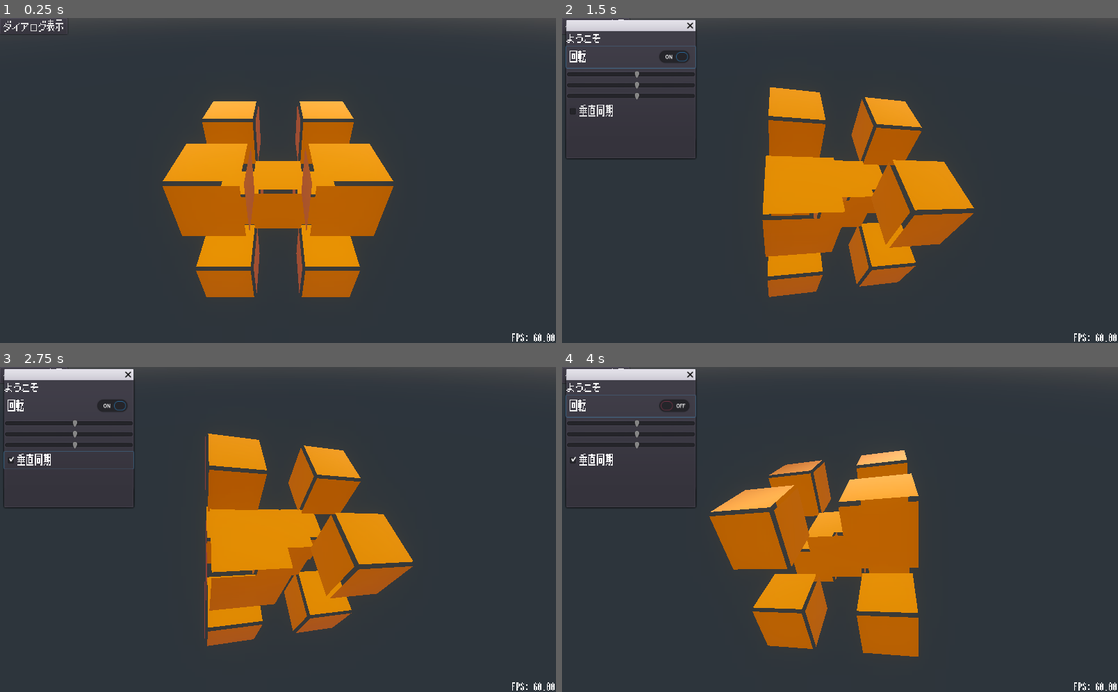
Above: before the commit, frames 1-4 (two rows, left to right).
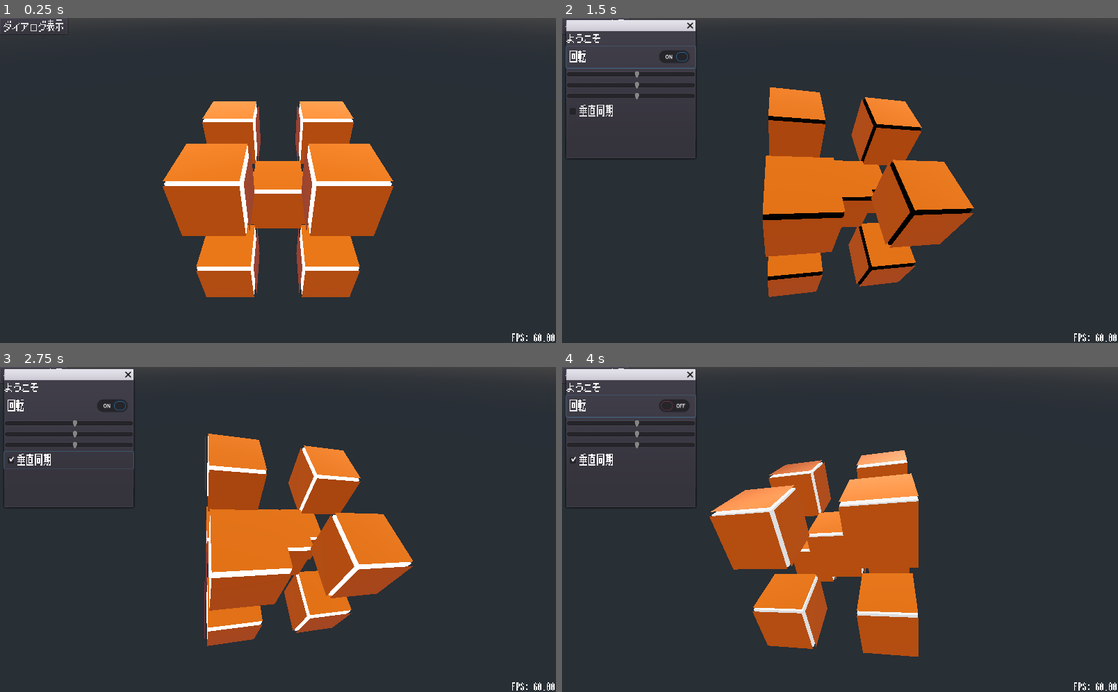
Above: after the commit, the same moments.

Repository: totoki-kei/godot_proj4
Game: Godot game, scene res://Scene1.tscn
Same seed, same stepped clock (60 frames per second), same inputs: the game is played once before the commit and once after it.
Inputs:
- Up to frame 1 (0.25 s): no input
- Up to frame 2 (1.5 s): click "ダイアログ表示" at 0.5 s; click "回転" at 1.25 s
- Up to frame 3 (2.75 s): click "垂直同期" at 2 s
- Up to frame 4 (4 s): click "ダイアログ表示" at 2.75 s; click "回転" at 3.5 s

The runs differ from the first frame. In frame 1, 6.0% of the frame differs, in the area x 29-71%, y 26-86%; in frame 2, 5.8%; in frame 3, 5.8%; in frame 4, 2.6%.

Commit message:
20221020

Diff:
--- a/Scene1.gd
+++ b/Scene1.gd
@@ -23,11 +23,9 @@
 	pass
 
 func _on_Kdks_clicked(node : Node) :
-	print_tree()
 	print("Clicked: ", node)
 	node.queue_free()
 	pass
-
 
 # Called every frame. 'delta' is the elapsed time since the previous frame.
 func _process(delta):
--- a/default_env.tres
+++ b/default_env.tres
@@ -7,6 +7,4 @@
 [resource]
 background_mode = 2
 background_sky = SubResource( 1 )
-glow_enabled = true
-glow_bloom = 0.32
-adjustment_enabled = true
+ambient_light_color = Color( 1, 1, 1, 1 )
--- a/materials/Kdks.tres
+++ b/materials/Kdks.tres
@@ -1,9 +1,15 @@
-[gd_resource type="SpatialMaterial" format=2]
+[gd_resource type="SpatialMaterial" load_steps=3 format=2]
+
+[ext_resource path="res://materials/blink.tres" type="Shader" id=1]
+
+[sub_resource type="ShaderMaterial" id=8]
+shader = ExtResource( 1 )
 
 [resource]
+next_pass = SubResource( 8 )
 params_grow = true
 params_grow_amount = 0.05
-albedo_color = Color( 0.596078, 0.564706, 0, 1 )
+albedo_color = Color( 0.63, 0.49455, 0.0882, 0.8 )
 metallic = 0.16
 metallic_specular = 0.0
 roughness = 0.0
--- /dev/null
+++ b/materials/blink.tres
@@ -0,0 +1,94 @@
+[gd_resource type="VisualShader" load_steps=9 format=2]
+
+[sub_resource type="VisualShaderNodeScalarFunc" id=9]
+function = 0
+
+[sub_resource type="VisualShaderNodeScalarOp" id=10]
+default_input_values = [ 0, 0.0, 1, 1.0 ]
+
+[sub_resource type="VisualShaderNodeScalarOp" id=11]
+output_port_for_preview = 0
+default_input_values = [ 0, 0.0, 1, 0.5 ]
+operator = 2
+
+[sub_resource type="VisualShaderNodeScalarConstant" id=12]
+constant = 3.14159
+
+[sub_resource type="VisualShaderNodeScalarOp" id=13]
+operator = 2
+
+[sub_resource type="VisualShaderNodeInput" id=1]
+input_name = "time"
+
+[sub_resource type="VisualShaderNodeInput" id=5]
+input_name = "normal"
+
+[sub_resource type="VisualShaderNodeVectorOp" id=6]
+default_input_values = [ 0, Vector3( 0, 0, 0 ), 1, Vector3( 1, -1, 1 ) ]
+operator = 2
+
+[resource]
+code = "shader_type spatial;
+render_mode specular_schlick_ggx, async_visible;
+
+
+
+
+void vertex() {
+// Output:0
+
+}
+
+void fragment() {
+// Scalar:17
+	float n_out17p0 = 3.141593;
+
+// Input:3
+	float n_out3p0 = TIME;
+
+// ScalarOp:18
+	float n_out18p0 = n_out17p0 * n_out3p0;
+
+// ScalarFunc:14
+	float n_out14p0 = sin(n_out18p0);
+
+// ScalarOp:15
+	float n_in15p1 = 1.00000;
+	float n_out15p0 = n_out14p0 + n_in15p1;
+
+// ScalarOp:16
+	float n_in16p1 = 0.50000;
+	float n_out16p0 = n_out15p0 * n_in16p1;
+
+// Output:0
+	ALBEDO = vec3(n_out16p0);
+	EMISSION = vec3(n_out16p0);
+
+}
+
+void light() {
+// Output:0
+
+}
+"
+graph_offset = Vector2( -566.015, 61.6456 )
+nodes/vertex/0/position = Vector2( 460, 320 )
+nodes/vertex/2/node = SubResource( 5 )
+nodes/vertex/2/position = Vector2( -160, 360 )
+nodes/vertex/3/node = SubResource( 6 )
+nodes/vertex/3/position = Vector2( 112.193, 412.491 )
+nodes/vertex/connections = PoolIntArray( 2, 0, 3, 0 )
+nodes/fragment/0/position = Vector2( 400, 120 )
+nodes/fragment/3/node = SubResource( 1 )
+nodes/fragment/3/position = Vector2( -840, 240 )
+nodes/fragment/14/node = SubResource( 9 )
+nodes/fragment/14/position = Vector2( -600, 360 )
+nodes/fragment/15/node = SubResource( 10 )
+nodes/fragment/15/position = Vector2( -260, 200 )
+nodes/fragment/16/node = SubResource( 11 )
+nodes/fragment/16/position = Vector2( 80, 240 )
+nodes/fragment/17/node = SubResource( 12 )
+nodes/fragment/17/position = Vector2( -820, 140 )
+nodes/fragment/18/node = SubResource( 13 )
+nodes/fragment/18/position = Vector2( -540, 140 )
+nodes/fragment/connections = PoolIntArray( 14, 0, 15, 0, 15, 0, 16, 0, 17, 0, 18, 0, 3, 0, 18, 1, 18, 0, 14, 0, 16, 0, 0, 5, 16, 0, 0, 0 )
--- a/project.godot
+++ b/project.godot
@@ -10,11 +10,17 @@
 
 _global_script_classes=[ {
 "base": "Object",
+"class": "Atsumaru",
+"language": "GDScript",
+"path": "res://scripts/Atsumaru.gd"
+}, {
+"base": "Object",
 "class": "Utility",
 "language": "GDScript",
 "path": "res://scripts/Utility.gd"
 } ]
 _global_script_class_icons={
+"Atsumaru": "",
 "Utility": ""
 }
 
--- /dev/null
+++ b/scripts/Atsumaru.gd
@@ -0,0 +1,42 @@
+extends Object
+class_name Atsumaru
+
+# https://atsumaru.github.io/api-references/
+
+
+static func is_available():
+	if !OS.has_feature("JavaScript"): return false
+	return JavaScript.eval("window.RPGAtsumaru !== undefined;")
+
+
+static func scoreboards__set_record(boardId: int, score: int):
+	JavaScript.eval("window.RPGAtsumaru.scoreboards.setRecord(%d, %d);" % boardId % score)
+
+static func scoreboards__display(boardId: int):
+	JavaScript.eval("window.RPGAtsumaru.scoreboards.display(%d);" % boardId)
+
+
+static func popups__display_thanks_modal():
+	JavaScript.eval("window.RPGAtsumaru.popups.displayThanksModal();")
+
+static func popups__set_thanks_settings(setting):
+	var setting_json := to_json(setting)
+	JavaScript.eval("window.RPGAtsumaru.popups.setThanksSettings(JSON.parse(\"%s\"));" % setting_json)
+
+
+static func user__get_self_information(obj, callback) :
+	# Promiseの処理方法はコールバックを使う必要がある
+	# 上手いことラップする方法はないだろうか？
+	var cb = JavaScript.create_callback(obj, callback)
+	var window = JavaScript.get_interface("window")
+	window.RPGAtsumaru.user.getSelfInformation().then(cb)
+
+
+static func comment__change_scene(scene: String):
+	JavaScript.eval("window.RPGAtsumaru.comment.changeScene(%s);" % scene)
+
+static func comment__reset_and_change_scene(scene: String):
+	JavaScript.eval("window.RPGAtsumaru.comment.resetAndChangeScene(%s);" % scene)
+
+static func comment__set_context(context: String):
+	JavaScript.eval("window.RPGAtsumaru.comment.setContext(%s);" % context);
